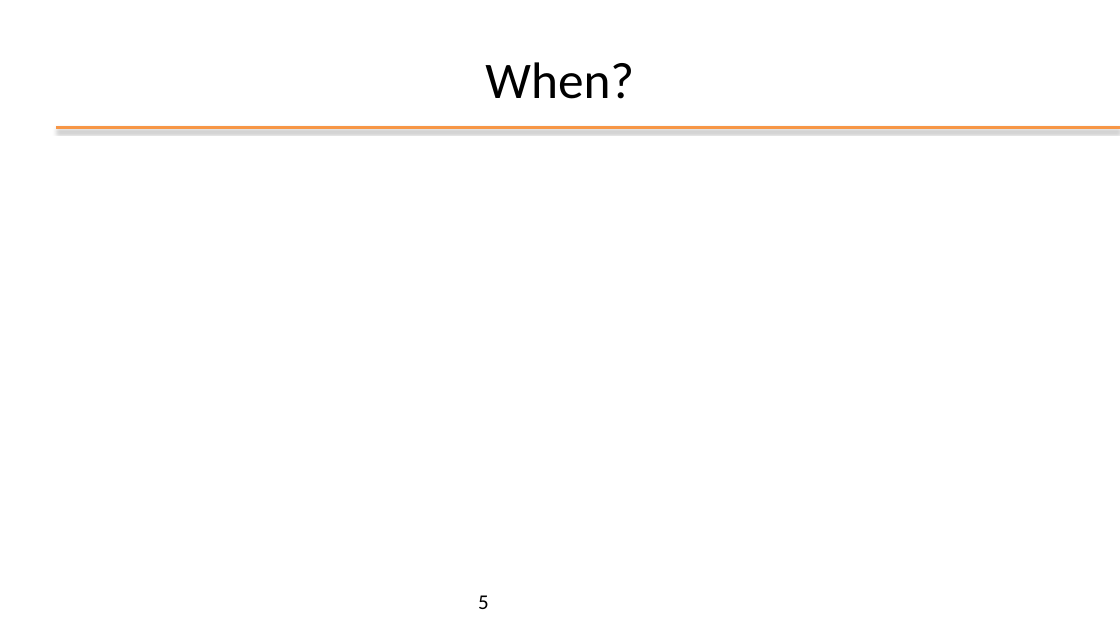
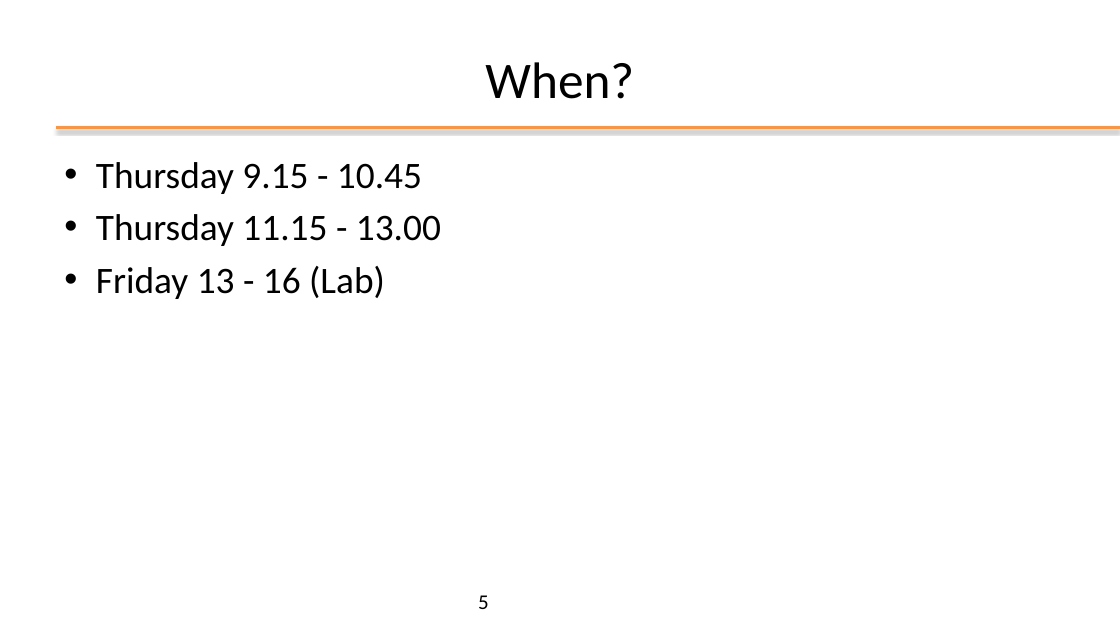
Before and after one commit to plctechnician/ooprogramming, a slide deck: slide 5 of java/slides/ppt/00 - Java Course Introduction.pptx. Drawn at 1120x630 pixels with LibreOffice and Linux fonts; fonts in the diff are those of the drawing; background and template pictures are left out. Boxes give left, top, right and bottom in pixels: in the first picture for what was removed or moved away, otherwise in the second. Text is boxed around its words. In the diff, an @@ line names an element or a change of style, - is before the commit and + after.

```diff
--- a/java/slides/ppt/00 - Java Course Introduction.pptx
+++ b/java/slides/ppt/00 - Java Course Introduction.pptx
@@ text added at box(96, 162, 441, 299), 32 pt, text #000000 @@
+• Thursday 9.15 - 10.45
+• Thursday 11.15 - 13.00
+• Friday 13 - 16 (Lab)
```
Also in this commit, not shown: 2 other slides changed, 3 other files.
